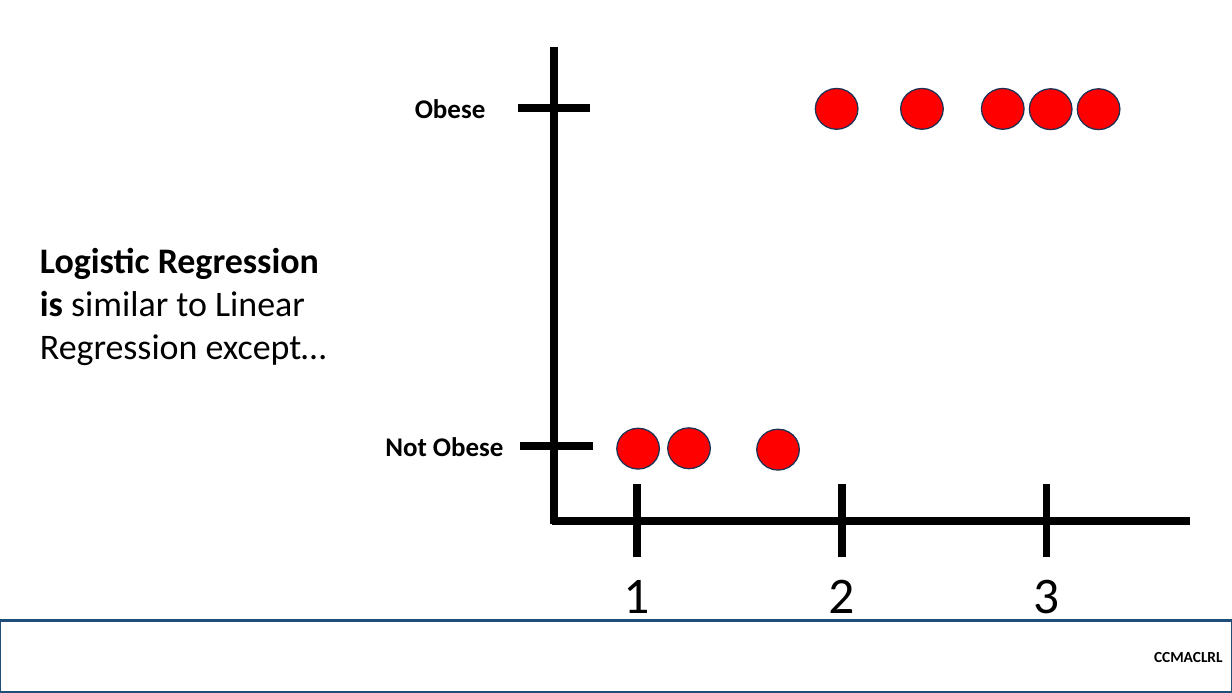
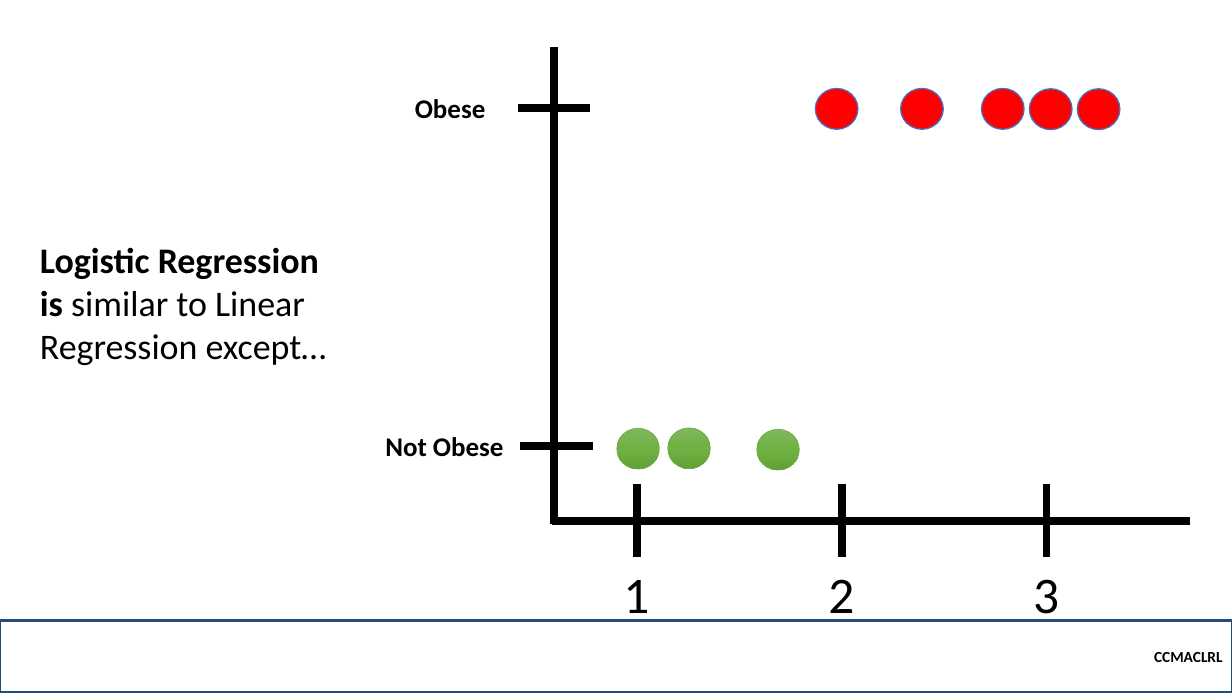
Before and after one commit to robitussin/CCMACLRL, a slide deck: slide 3 of 5 - Logistic Regression/Introduction to Logistic Regression.pptx. Drawn at 1232x693 pixels with LibreOffice and Linux fonts; fonts in the diff are those of the drawing; background and template pictures are left out. Boxes give left, top, right and bottom in pixels: in the first picture for what was removed or moved away, otherwise in the second. Text is boxed around its words. In the diff, an @@ line names an element or a change of style, - is before the commit and + after.

```diff
--- a/5 - Logistic Regression/Introduction to Logistic Regression.pptx
+++ b/5 - Logistic Regression/Introduction to Logistic Regression.pptx
@@ outline #1E3256 1 pt to #4472C4 1 pt in 5 elements at box(815, 89, 858, 129), box(901, 89, 944, 129), box(982, 89, 1024, 129), box(1030, 89, 1072, 129), box(1078, 89, 1120, 129) @@
@@ fill #FF0000 to gradient #81B861 to #6FB242 to #62A336; outline #1E3256 1 pt to #70AD47 0.5 pt in 3 elements at box(617, 428, 660, 469), box(668, 428, 711, 469), box(757, 430, 799, 470) @@
```
Also in this commit, not shown: 21 other slides changed, 3 slides removed, 3 other files.
